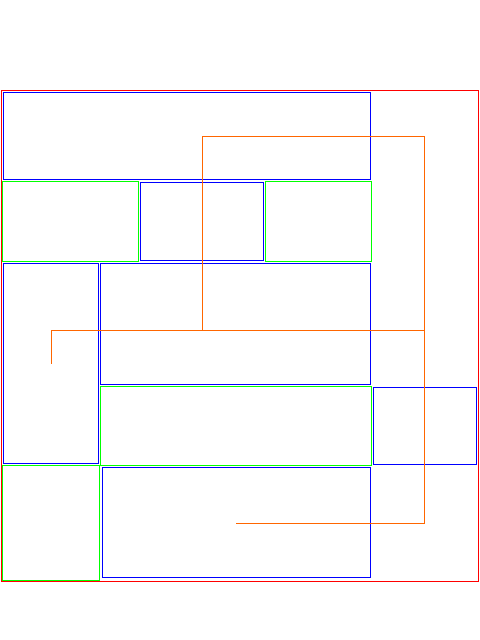
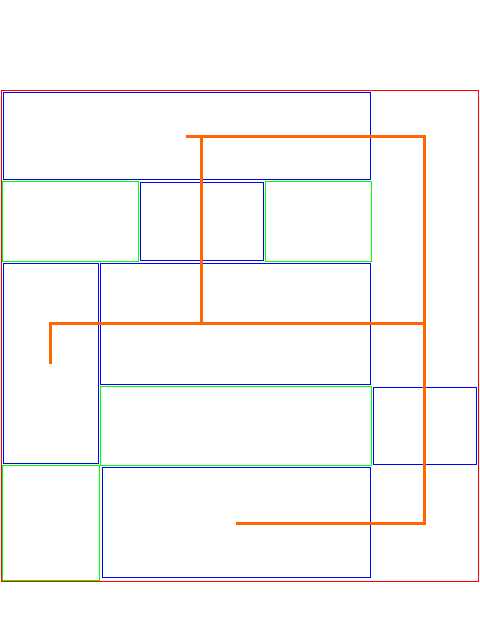
Comparing the layer stacks of the two 480×640 images. Changes:
painted on "Rota" (1st of 6) over [49, 322, 52, 364]
painted on "Rota" (2nd of 6) over [49, 322, 424, 331]
painted on "Rota" (3rd of 6) over [200, 136, 203, 331]
painted on "Rota" (4th of 6) over [186, 135, 425, 138]
painted on "Rota" (5th of 6) over [423, 135, 426, 524]
painted on "Rota" (6th of 6) over [236, 522, 426, 525]
